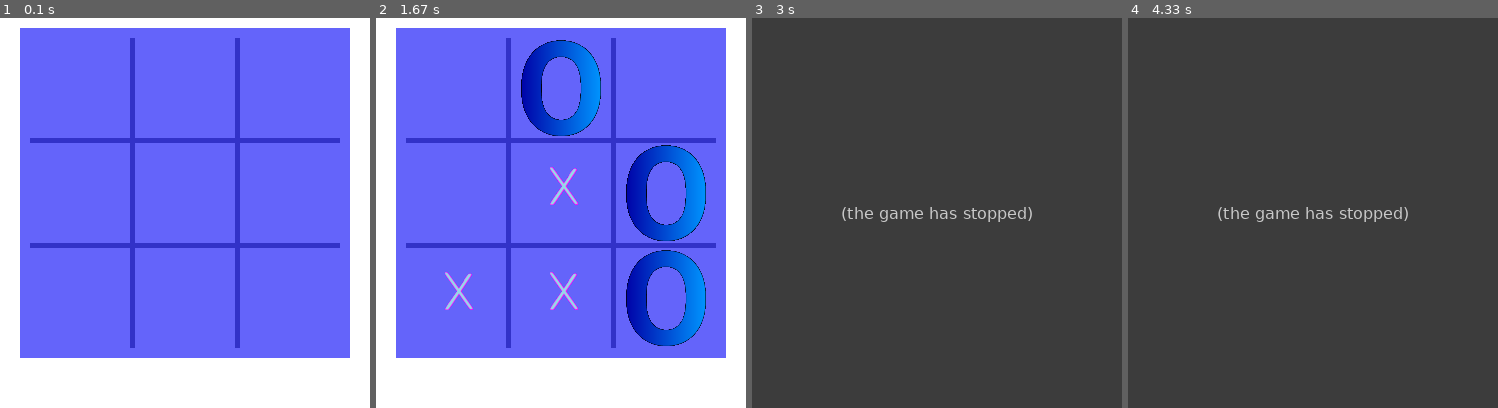
Above: before the commit, frames 1-4 (left to right).
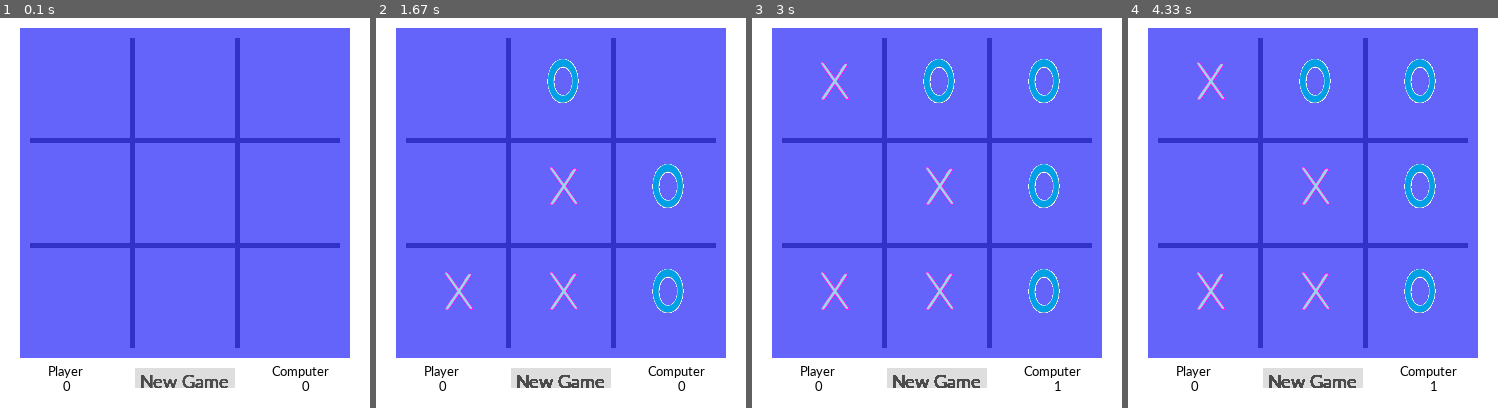
Above: after the commit, the same moments.

Repository: RTK024/TicTacToe
Game: pygame game, started from PyGame.py
Two runs of this game, one before a commit and one after it. Both use one fixed random seed, a clock stepped at 60 frames per second and the inputs below.
Inputs (mouse positions are in pixels of both pictures, inside the frame that each line leads up to):
- Up to frame 1 (0.1 s): no input
- Up to frame 2 (1.67 s): click (561, 213) at 0.38 s; click (598, 298) at 0.72 s; click (446, 302) at 1.05 s; click (694, 349) at 1.38 s
- Up to frame 3 (3 s): click (848, 135) at 1.72 s; click (918, 314) at 2.05 s; click (925, 146) at 2.38 s; click "Player" at 2.72 s
- Up to frame 4 (4.33 s): click "Player" at 3.05 s; click "Player" at 3.38 s; click "Player" at 3.72 s; click "Player" at 4.05 s

The runs differ from the first frame. In frame 1, 1.7% of the frame differs, in the area x 13-89%, y 89-96%; in frame 2, 12%; in frame 3, 100%, in the area x 0-100%, y 0-100%; in frame 4, 100%.
Before the commit the program exited at 1.72 s; later frames show no game.

Commit message:
version 2.0, Bug Fixes + New Game Button + Score Board

Diff:
--- a/Constants.py
+++ b/Constants.py
@@ -16,9 +16,22 @@
 BLACK = (0, 0, 0)
 WHITE = (255, 255, 255)
 L_GREY = (222, 222, 222)
+D_GREY = (75, 75, 75)
 SEPERATOR = (50,50,200)
 
 # Board colors
 BOARD_COLOR = BLUE
 SCREEN_COLOR = WHITE
 D_SHADE = (BOARD_COLOR[0]*0.8, BOARD_COLOR[1]*0.8, BOARD_COLOR[2]*0.8)
+
+# New game constants
+NEW_WIDTH = 100
+NEW_HEIGHT = 20
+NEW_COLOR = L_GREY
+
+# Score board constant
+FONTSIZE = 15
+PLAYER_WIDTH = (SCREEN_WIDTH - NEW_WIDTH -75)/4
+PLAYER_HEIGHT = (SCREEN_HEIGHT+BOARD_SIZE) / 2 - 15
+COMPUTER_WIDTH = (3*SCREEN_WIDTH + NEW_WIDTH - 120)/4
+COMPUTER_HEIGHT = (SCREEN_HEIGHT+BOARD_SIZE) / 2 - 15
--- a/EasyMode.py
+++ b/EasyMode.py
@@ -49,6 +49,7 @@
     emptyLocation = -1
     for i in range(3):
         if board.board[i][i] == otherPlayer:
+            count = -1
             break
         if board.board[i][i] == me:
             count += 1
@@ -64,6 +65,7 @@
     for i in range(3):
 
         if board.board[i][2-i] == otherPlayer:
+            count = -1
             break
         if board.board[i][2-i] == me:
             count += 1
--- a/PyGame.py
+++ b/PyGame.py
@@ -1,14 +1,12 @@
-import pygame
 from pygame.locals import *
-from sys import exit
 import Board
 import EasyMode
-from Constants import *
 from UIFunctions import *
+import ScoreBoard
 
 # General settings
 pygame.init()
-FPS = 60
+FPS = 150
 FramePerSec = pygame.time.Clock()
 
 # Screen information
@@ -30,8 +28,22 @@
 Dseperator = pygame.Surface((BOARD_SIZE-2*BEAUTY_TAX, DELIMITER))
 Dseperator.fill(SEPERATOR)
 
+# New game Button
+newGame = pygame.Surface((NEW_WIDTH, NEW_HEIGHT))
+newGame.fill(NEW_COLOR)
+font = pygame.font.SysFont("calibri", NEW_HEIGHT)
+newGameTxt = font.render('New Game', True, D_GREY)
+
+# Score Board
+score = ScoreBoard.scoreBoard()
+font = pygame.font.SysFont("calibri", FONTSIZE)
+playerTxt = font.render('Player', True, BLACK)
+computerTxt = font.render('Computer', True, BLACK)
+
+# Variables for the program
 mouseBox = [-1,-1]
 prevMouseBox = [-1,-1]
+gameDone = False
 
 # Running the game until interruption
 while True:
@@ -48,7 +60,7 @@
         prevMouseBox = mouseBox
         mouseBox = mouseToBox(pygame.mouse.get_pos())
 
-        if mouseBox != [-1,-1] and b.checkValidMove("x", mouseBox[0], mouseBox[1]):
+        if mouseBox != [-1,-1] and b.checkValidMove("x", mouseBox[0], mouseBox[1]) and not gameDone:
             shaded = pygame.Surface((SQUARE_SIZE, SQUARE_SIZE))
             shaded.fill(D_SHADE)
             board.blit(shaded, boxToLocationBoard(mouseBox[0], mouseBox[1]))
@@ -56,7 +68,7 @@
 
         # The game logic - Upon Click
         if event.type == pygame.MOUSEBUTTONDOWN:
-            if mouseBox != [-1, -1] and b.checkValidMove("x", mouseBox[0], mouseBox[1]):
+            if mouseBox != [-1, -1] and b.checkValidMove("x", mouseBox[0], mouseBox[1]) and not gameDone:
                 b.makeMove("x", mouseBox[0], mouseBox[1])
 
                 # Un-hover the square after move
@@ -66,19 +78,22 @@
 
                 if b.hasWon("x"):
                     print("x won! congrats!")
-                    EndGame()
+                    gameDone = True
+                    score.increment("x")
                 if b.checkTie():
                     print("Tie! good game!")
-                    EndGame()
+                    gameDone = True
 
-                aiMove = EasyMode.play(b, "o")
-                b.makeMove("o", aiMove[0], aiMove[1])
-                if b.hasWon("o"):
-                    print("o won! congrats!")
-                    EndGame()
-                if b.checkTie():
-                    print("Tie! good game!")
-                    EndGame()
+                if not gameDone:
+                    aiMove = EasyMode.play(b, "o")
+                    b.makeMove("o", aiMove[0], aiMove[1])
+                    if b.hasWon("o"):
+                        print("o won! congrats!")
+                        gameDone = True
+                        score.increment("o")
+                    if b.checkTie():
+                        print("Tie! good game!")
+                        gameDone = True
 
     # Draw the board
     screen.blit(board, (SIDE_GAP, VERTICAL_GAP))
@@ -108,6 +123,27 @@
 
             board.blit(toDraw, boxToLocationBoard(row, col))
 
+    # Draw new-game Button
+    screen.blit(newGame, ( (SCREEN_WIDTH - NEW_WIDTH)/2, (SCREEN_HEIGHT + BOARD_SIZE- NEW_HEIGHT) / 2))
+    newGame.blit(newGameTxt, (5,2))
+
+    if event.type == pygame.MOUSEBUTTONDOWN and onNewGame(pygame.mouse.get_pos()):
+        b.emptyBoard()
+        board.fill(BOARD_COLOR)
+        for row in range(3):
+            for col in range(3):
+                pygame.Surface((BOARD_SIZE, BOARD_SIZE))
+        gameDone = False
+
+    # Draw Score Board
+    screen.blit(playerTxt, (PLAYER_WIDTH, PLAYER_HEIGHT))
+    playrScore = font.render(str(score.x_score), True, BLACK)
+    screen.blit(playrScore, (PLAYER_WIDTH + 15, PLAYER_HEIGHT + 15))
+
+    screen.blit(computerTxt, (COMPUTER_WIDTH, COMPUTER_HEIGHT))
+    computerScore = font.render(str(score.o_score), True, BLACK)
+    screen.blit(computerScore, (COMPUTER_WIDTH + 30, COMPUTER_HEIGHT + 15))
+
     # Update the game at each iteration
     pygame.display.update()
     FramePerSec.tick(FPS)
--- /dev/null
+++ b/ScoreBoard.py
@@ -0,0 +1,17 @@
+class scoreBoard:
+    def __init__(self):
+        self.x_score = 0
+        self.o_score = 0
+
+    def increment(self, player):
+        if player not in ['x', 'o']:
+            print("Player must be either 'x' or 'o'")
+            exit(2)
+        if player == 'x':
+            self.x_score += 1
+        else:
+            self.o_score += 1
+
+    def zeroScore(self):
+        self.x_score = 0
+        self.o_score = 0
--- a/UIFunctions.py
+++ b/UIFunctions.py
@@ -1,34 +1,40 @@
 from Constants import *
 import pygame
+
 
 def mouseToBox(pos):
     x = -1
     y = -1
 
     # Assign y value
-    if SIDE_GAP+BEAUTY_TAX < pos[0] < SIDE_GAP+BEAUTY_TAX+SQUARE_SIZE:
+    if SIDE_GAP + BEAUTY_TAX < pos[0] < SIDE_GAP + BEAUTY_TAX + SQUARE_SIZE:
         y = 0
-    elif SIDE_GAP+BEAUTY_TAX+SQUARE_SIZE+DELIMITER < pos[0] < SIDE_GAP+BEAUTY_TAX+2*SQUARE_SIZE+DELIMITER:
+    elif SIDE_GAP + BEAUTY_TAX + SQUARE_SIZE + DELIMITER < pos[0] < SIDE_GAP + BEAUTY_TAX + 2 * SQUARE_SIZE + DELIMITER:
         y = 1
-    elif SIDE_GAP+BEAUTY_TAX+2*SQUARE_SIZE+2*DELIMITER < pos[0] < SIDE_GAP+BEAUTY_TAX+3*SQUARE_SIZE+2*DELIMITER:
+    elif SIDE_GAP + BEAUTY_TAX + 2 * SQUARE_SIZE + 2 * DELIMITER < pos[
+        0] < SIDE_GAP + BEAUTY_TAX + 3 * SQUARE_SIZE + 2 * DELIMITER:
         y = 2
 
     # Assign x value
     if VERTICAL_GAP + BEAUTY_TAX < pos[1] < VERTICAL_GAP + BEAUTY_TAX + SQUARE_SIZE:
         x = 0
-    elif VERTICAL_GAP+BEAUTY_TAX+SQUARE_SIZE+DELIMITER < pos[1] < VERTICAL_GAP+BEAUTY_TAX+2*SQUARE_SIZE+DELIMITER:
+    elif VERTICAL_GAP + BEAUTY_TAX + SQUARE_SIZE + DELIMITER < pos[
+        1] < VERTICAL_GAP + BEAUTY_TAX + 2 * SQUARE_SIZE + DELIMITER:
         x = 1
-    elif VERTICAL_GAP+BEAUTY_TAX+2*SQUARE_SIZE+2*DELIMITER < pos[1] < VERTICAL_GAP+BEAUTY_TAX+3*SQUARE_SIZE+2*DELIMITER:
+    elif VERTICAL_GAP + BEAUTY_TAX + 2 * SQUARE_SIZE + 2 * DELIMITER < pos[
+        1] < VERTICAL_GAP + BEAUTY_TAX + 3 * SQUARE_SIZE + 2 * DELIMITER:
         x = 2
 
     # Both good or none
     if x != -1 and y != -1:
         return x, y
-    return [-1,-1]
+    return [-1, -1]
+
 
 def EndGame():
     pygame.quit()
     exit()
+
 
 def draw(b, x, y):
     if b.board[x][y] == 'x':
@@ -37,19 +43,29 @@
         toDraw = pygame.image.load("enemy.png").convert_alpha()
     toDraw = pygame.transform.smoothscale(toDraw, (SQUARE_SIZE, SQUARE_SIZE))
 
-    location = boxToLocationScreen(x,y)
+    location = boxToLocationScreen(x, y)
     return toDraw, location
 
-def boxToLocationScreen(x,y):
-    if x in [0,1,2] and y in [0,1,2]:
-        return SIDE_GAP+BEAUTY_TAX + x*(SQUARE_SIZE+DELIMITER), VERTICAL_GAP+BEAUTY_TAX + y*(SQUARE_SIZE+DELIMITER)
 
-    else:
-         return -1, -1
-
-def boxToLocationBoard(x, y):
-    if x in [0,1,2] and y in [0,1,2]:
-        return y*(SQUARE_SIZE+DELIMITER) + BEAUTY_TAX, x*(SQUARE_SIZE+DELIMITER) + BEAUTY_TAX,
+def boxToLocationScreen(x, y):
+    if x in [0, 1, 2] and y in [0, 1, 2]:
+        return SIDE_GAP + BEAUTY_TAX + x * (SQUARE_SIZE + DELIMITER), VERTICAL_GAP + BEAUTY_TAX + y * (
+                    SQUARE_SIZE + DELIMITER)
 
     else:
         return -1, -1
+
+
+def boxToLocationBoard(x, y):
+    if x in [0, 1, 2] and y in [0, 1, 2]:
+        return y * (SQUARE_SIZE + DELIMITER) + BEAUTY_TAX, x * (SQUARE_SIZE + DELIMITER) + BEAUTY_TAX,
+
+    else:
+        return -1, -1
+
+
+def onNewGame(mouseLocation):
+    wide_min = (SCREEN_WIDTH - NEW_WIDTH) / 2
+    height_min = (SCREEN_HEIGHT + BOARD_SIZE - NEW_HEIGHT) / 2
+    if wide_min < mouseLocation[0] < wide_min + NEW_WIDTH and height_min < mouseLocation[1] < height_min + NEW_HEIGHT:
+        return True
Binary file changed: enemy.png
